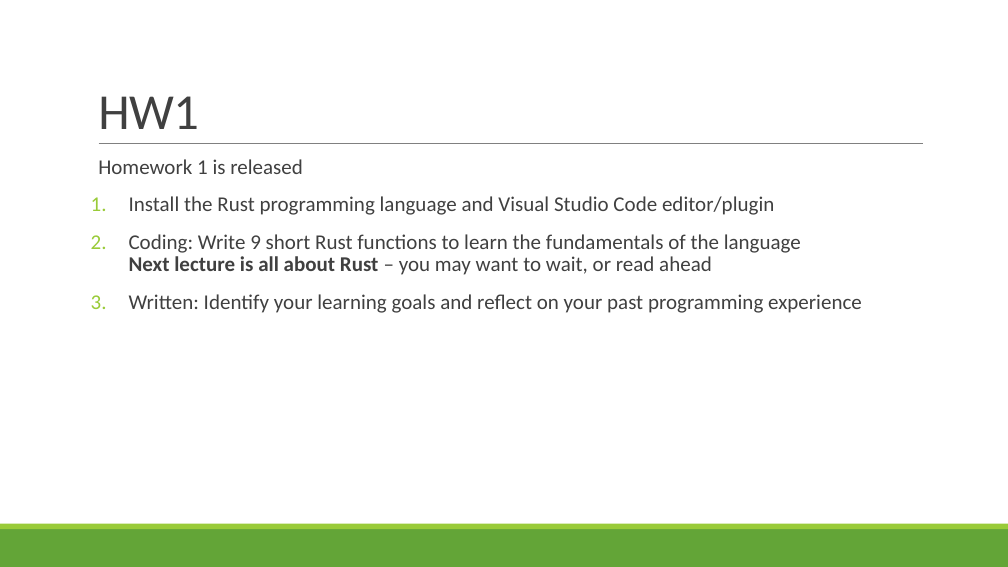
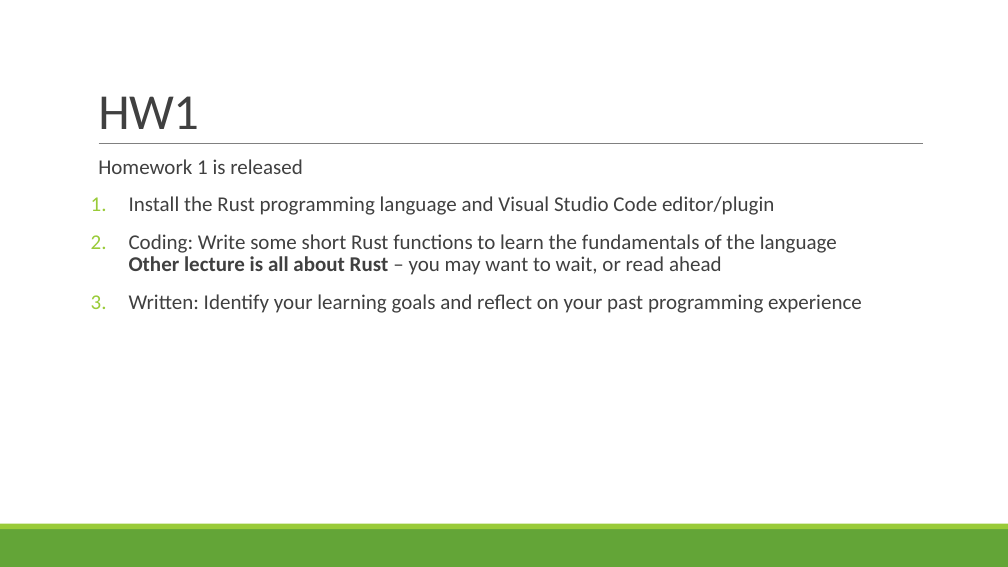
Before and after one commit to rbohrer/pl-course, a slide deck: slide 31 of LectureSlides/02Intro.pptx (slide 57 before the commit). Drawn at 1008x567 pixels with LibreOffice and Linux fonts; fonts in the diff are those of the drawing. Boxes give left, top, right and bottom in pixels: in the first picture for what was removed or moved away, otherwise in the second. Text is boxed around its words. In the diff, an @@ line names an element or a change of style, - is before the commit and + after.

```diff
--- a/LectureSlides/02Intro.pptx
+++ b/LectureSlides/02Intro.pptx
@@ text at (x1=129, y1=234, x2=837, y2=275): text changed @@
-2. Coding: Write 9 short Rust functions to learn the fundamentals of the language
-   Next lecture is all about Rust – you may want to wait, or read ahead
+2. Coding: Write some short Rust functions to learn the fundamentals of the language
+   Other lecture is all about Rust – you may want to wait, or read ahead
```
Also in this commit, not shown: 13 other slides changed, 5 slides added, 12 slides removed, 2 other files.
